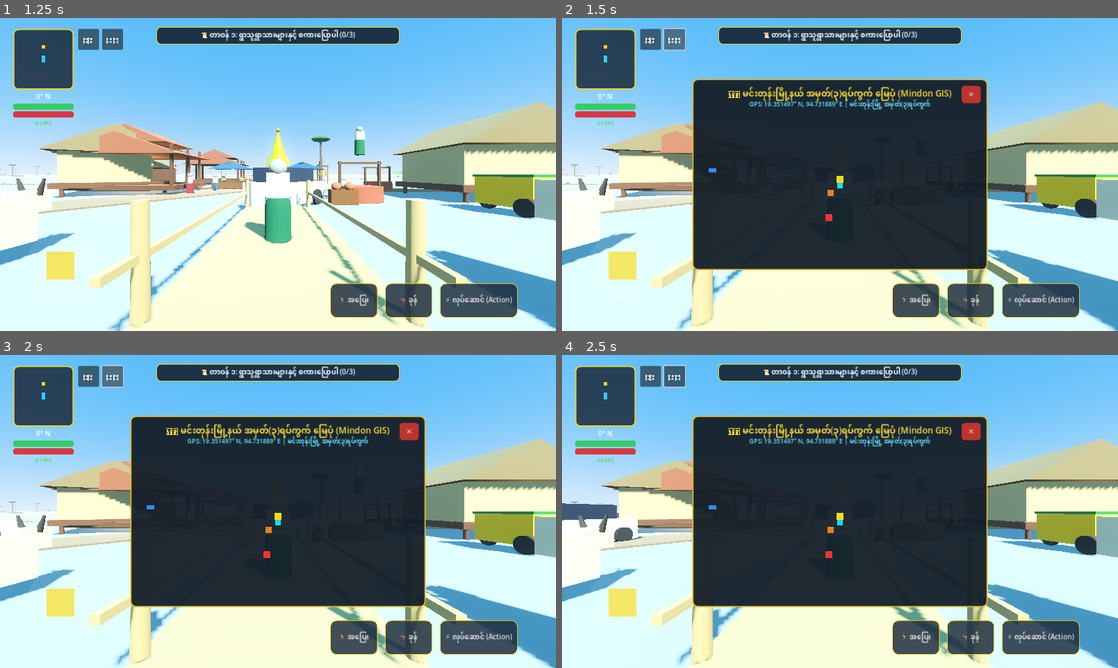
Above: before the commit, frames 1-4 (two rows, left to right).
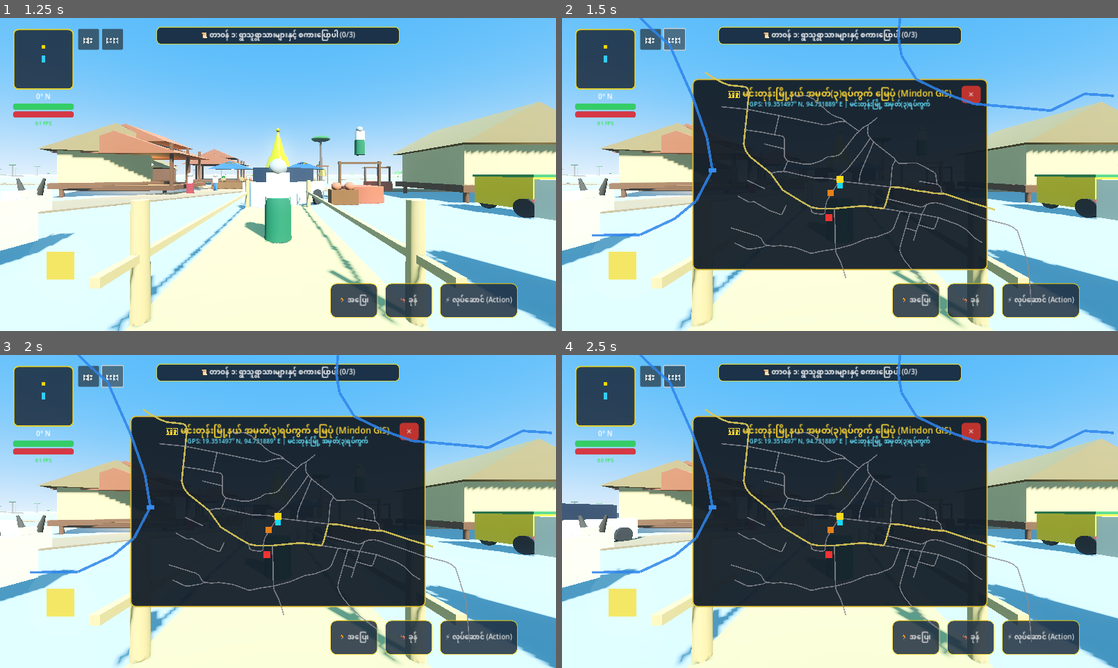
Above: after the commit, the same moments.

Repository: sudohlaingwin/gta-open-world
Game: Godot game, scene res://scenes/main_menu.tscn
Same seed, same stepped clock (60 frames per second), same inputs: the game is played once before the commit and once after it.
Inputs:
- Up to frame 1 (1.25 s): click "🎮 အသစ်စတင်မည် (New Game)" at 0.5 s
- Up to frame 2 (1.5 s): click "🗺️" at 1.25 s
- Up to frame 3 (2 s): no input
- Up to frame 4 (2.5 s): click "⏸️" at 2 s

Frame 1 is identical in both runs. In frame 2, 2.3% of the frame differs, in the area x 5-100%, y 0-92%; in frame 3, 2.3%; in frame 4, 2.3%.
Error in both runs: Trying to assign value of type 'ColorRect' to a variable of type 'Panel'. (res://scripts/virtual_joystick.gd:12)

Commit message:
Slice 77: full GIS world map vector rendering (roads, Mindon stream, dynamic waypoint dashed path line)

Diff:
--- a/scripts/full_map_overlay.gd
+++ b/scripts/full_map_overlay.gd
@@ -18,12 +18,60 @@
 # GIS mapping scale: 1 world unit (meter) = 0.55 canvas pixels
 const MAP_SCALE: float = 0.55
 
+var geo_data: Dictionary = {}
+
 func _ready() -> void:
 	if close_btn:
 		close_btn.pressed.connect(func(): visible = false; get_tree().paused = false)
 	beacon_node = get_tree().get_first_node_in_group("waypoint_beacon")
 	if not beacon_node:
 		beacon_node = get_parent().get_parent().get_node_or_null("WaypointBeacon")
+
+	_load_geo_data()
+	if map_canvas:
+		map_canvas.draw.connect(_on_map_canvas_draw)
+
+func _load_geo_data() -> void:
+	var file = FileAccess.open("res://mindon_geo_data.json", FileAccess.READ)
+	if file:
+		var text = file.get_as_text()
+		file.close()
+		var json = JSON.new()
+		if json.parse(text) == OK and json.data is Dictionary:
+			geo_data = json.data
+
+func _on_map_canvas_draw() -> void:
+	if not map_canvas:
+		return
+	var center = map_canvas.size * 0.5
+
+	# 1. Draw Mindon Stream (မင်းတုန်းချောင်း) vectors
+	var rivers = geo_data.get("rivers", [])
+	for r in rivers:
+		var pts = r.get("pts", [])
+		for i in range(pts.size() - 1):
+			var p1 = center + Vector2(pts[i]["x"], pts[i]["z"]) * MAP_SCALE
+			var p2 = center + Vector2(pts[i + 1]["x"], pts[i + 1]["z"]) * MAP_SCALE
+			map_canvas.draw_line(p1, p2, Color(0.18, 0.52, 0.92, 0.85), 6.0)
+
+	# 2. Draw Real Mindon Ward 3 Road network
+	var roads = geo_data.get("roads", [])
+	for rd in roads:
+		var pts = rd.get("pts", [])
+		var r_type = str(rd.get("type", "residential"))
+		var road_color = Color(0.85, 0.78, 0.35, 0.9) if r_type == "unclassified" else Color(0.55, 0.55, 0.58, 0.8)
+		var road_w = 4.0 if r_type == "unclassified" else 2.5
+		for i in range(pts.size() - 1):
+			var p1 = center + Vector2(pts[i]["x"], pts[i]["z"]) * MAP_SCALE
+			var p2 = center + Vector2(pts[i + 1]["x"], pts[i + 1]["z"]) * MAP_SCALE
+			map_canvas.draw_line(p1, p2, road_color, road_w)
+
+	# 3. Draw Waypoint Beacon destination line if active
+	if beacon_node and beacon_node.visible and player:
+		var p_canvas = center + Vector2(player.global_position.x, player.global_position.z) * MAP_SCALE
+		var b_canvas = center + Vector2(beacon_node.global_position.x, beacon_node.global_position.z) * MAP_SCALE
+		map_canvas.draw_dashed_line(p_canvas, b_canvas, Color(0.95, 0.85, 0.15, 0.8), 2.0, 6.0)
+		map_canvas.draw_circle(b_canvas, 6.0, Color(0.95, 0.25, 0.15, 0.9))
 
 func _gui_input(event: InputEvent) -> void:
 	if event is InputEventMouseButton and event.pressed:
@@ -46,10 +94,14 @@
 		if beacon_node:
 			beacon_node.global_position = Vector3(world_x, 0.0, world_z)
 			beacon_node.visible = true
+			if map_canvas:
+				map_canvas.queue_redraw()
 
 func _process(_delta: float) -> void:
 	if not visible or not map_canvas:
 		return
+
+	map_canvas.queue_redraw()
 
 	if not player:
 		player = get_tree().get_first_node_in_group("player") as CharacterBody3D
Not shown, changed: COLLAB.md
